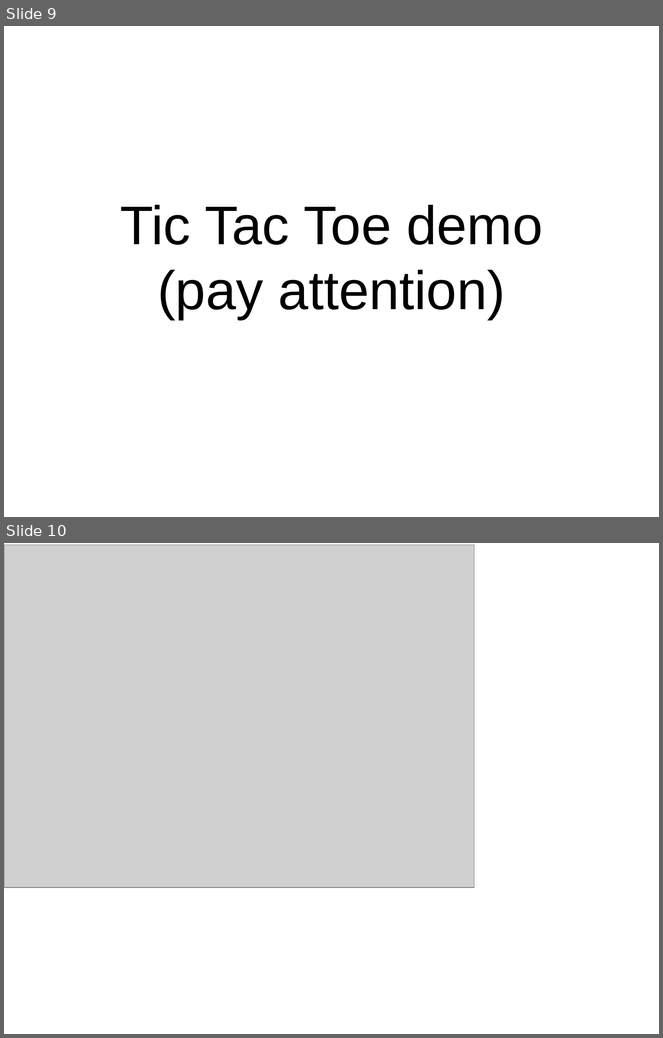
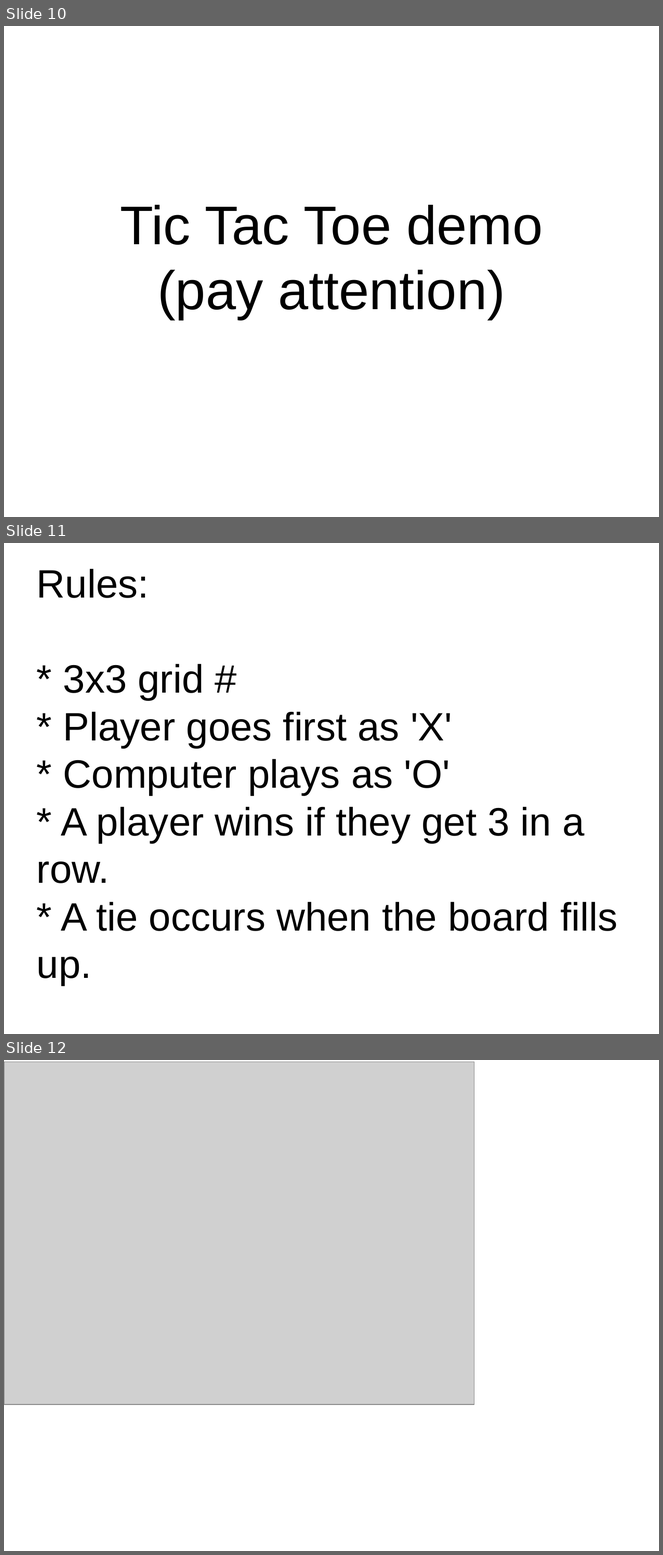
Before and after one commit to pseale/presentation-message-passing, a slide deck: message-passing.odp. Shown one above the other, each under a label of ours: slides 9 and 10 before the commit, slides 10, 11 and 12 after it. The pictures are 663x1038 and 663x1555 pixels, drawn with LibreOffice and Linux fonts; fonts in the diff are those of the drawing; grey boxes stand for pictures. Boxes give left, top, right and bottom in pixels: in the first picture for what was removed or moved away, otherwise in the second. Text is boxed around its words. In the diff, an @@ line names an element or a change of style, - is before the commit and + after.

```diff
--- a/message-passing.odp
+++ b/message-passing.odp
@@ slide 11 added at box(4, 543, 659, 1034), background #FFFFFF @@
@@ subtitle added at box(37, 568, 618, 986), 48 pt, text #000000 @@
+Rules:
+* 3x3 grid #
+* Player goes first as 'X'
+* Computer plays as 'O'
+* A player wins if they get 3 in a row.
+* A tie occurs when the board fills up.
@@ what was slide 9 is now slide 10 @@
@@ what was slide 10 is now slide 12 @@
```
Also in this commit, not shown: 4 slides changed, 17 other slides added, 1 slide removed, 5 other files.
